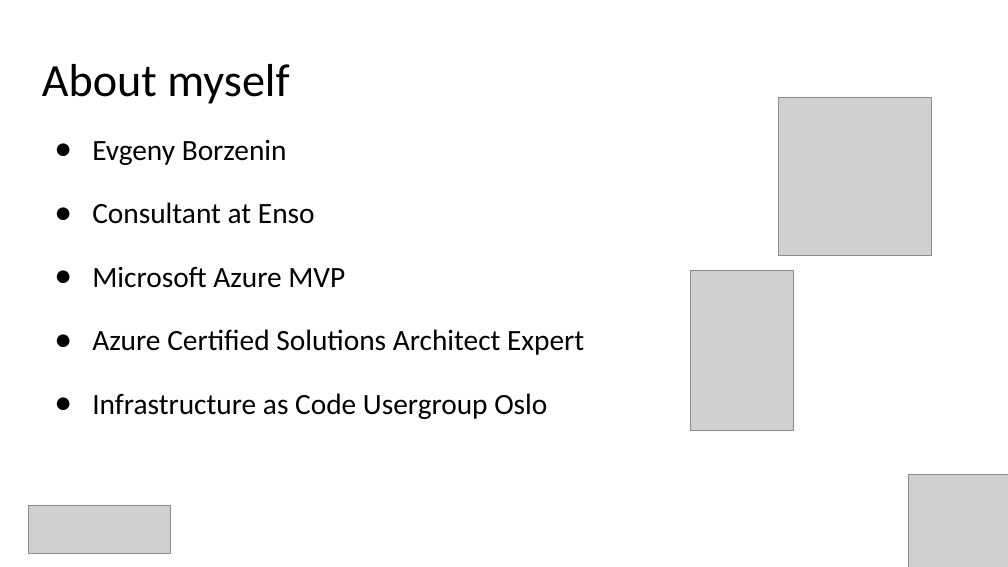
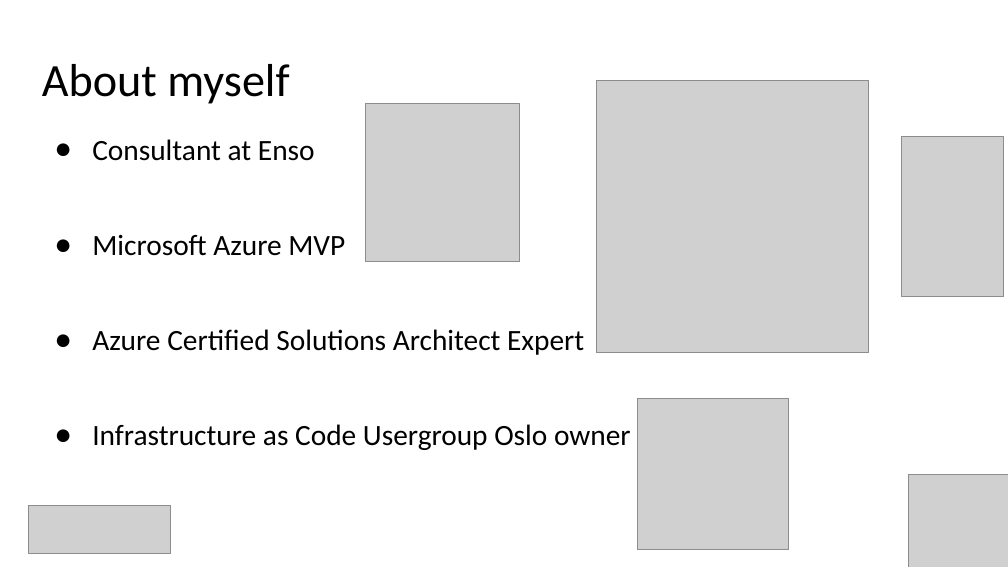
Before and after one commit to Infrastructure-AsCode/aks-101, a slide deck: slide 3 of slides/k8s-101.pptx. Drawn at 1008x567 pixels with LibreOffice and Linux fonts; fonts in the diff are those of the drawing; grey boxes stand for pictures. Boxes give left, top, right and bottom in pixels: in the first picture for what was removed or moved away, otherwise in the second. Text is boxed around its words. In the diff, an @@ line names an element or a change of style, - is before the commit and + after.

```diff
--- a/slides/k8s-101.pptx
+++ b/slides/k8s-101.pptx
@@ picture added at (597,81,869,352) @@
@@ picture: place and size @@
-picture at (778,98,932,256)
+picture at (365,104,519,262)
@@ text at (92,139,287,165): paragraph removed @@
-● Evgeny Borzenin
@@ picture: place and size @@
-picture at (691,271,794,431)
+picture at (901,136,1004,296)
@@ picture added at (637,399,789,550) @@
@@ text at (92,424,631,450): text changed @@
-● Infrastructure as Code Usergroup Oslo
+● Infrastructure as Code Usergroup Oslo owner
```
Also in this commit, not shown: 1 other slide changed, 9 other files.
